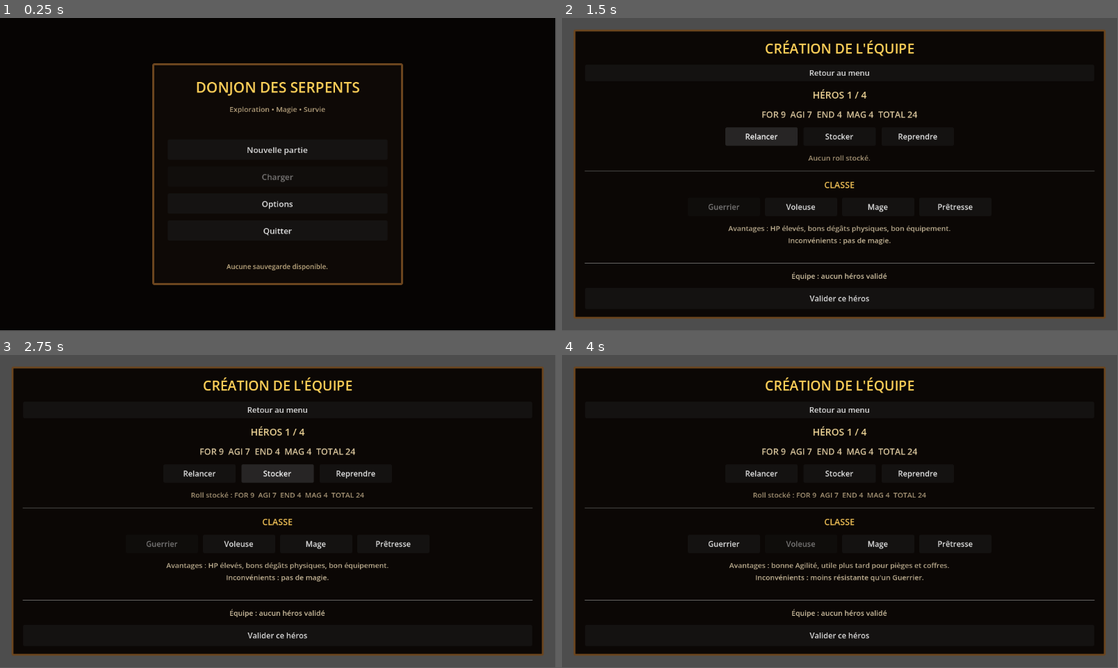
Above: before the commit, frames 1-4 (two rows, left to right).
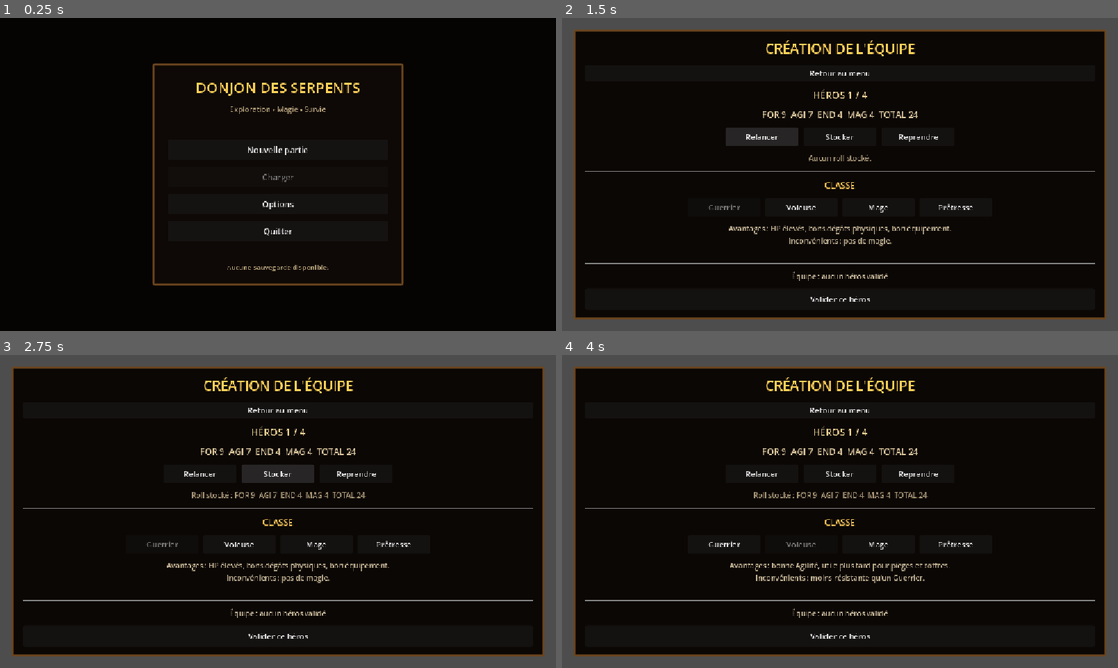
Above: after the commit, the same moments.

Repository: OurosDev/DungeonCrawFirstMiniGame
Game: Godot game, scene res://scenes/MainMenu.tscn
The game is run twice, just before and just after one commit, with the same random seed, the same clock (stepped at 60 frames per second) and the same inputs. Sound files missing from this copy of the repository are replaced by a short silence.
Inputs:
- Up to frame 1 (0.25 s): no input
- Up to frame 2 (1.5 s): click "Nouvelle partie" at 0.5 s; click "Relancer" at 1.25 s
- Up to frame 3 (2.75 s): click "Stocker" at 2 s
- Up to frame 4 (4 s): click "Reprendre" at 2.75 s; click "Voleuse" at 3.5 s
The window is 799x449 before the commit and 800x450 after it. Grey fills any space a smaller window leaves; there, only what the larger window draws over its background counts as a difference.

The runs differ from the first frame. In frame 1, 1.9% of the frame differs, in the area x 27-73%, y 14-86%; in frame 2, 4.4%; in frame 3, 4.6%; in frame 4, 4.7%, in the area x 2-98%, y 3-97%.

Commit message:
Add files via upload

Diff:
--- a/project.godot
+++ b/project.godot
@@ -12,7 +12,7 @@
 
 config/name="SaS"
 run/main_scene="uid://be38611o1mo3b"
-config/features=PackedStringArray("4.6", "Forward Plus")
+config/features=PackedStringArray("4.6", "GL Compatibility")
 config/icon="res://icon.svg"
 
 [autoload]
@@ -20,6 +20,15 @@
 GameSession="*uid://cnj1m2seun4t"
 SaveManager="*uid://wep4eeiykf26"
 AudioManager="*uid://bb7xniax30boo"
+
+[display]
+
+window/size/viewport_width=1152
+window/size/viewport_height=648
+window/stretch/mode="canvas_items"
+window/stretch/aspect="keep"
+window/stretch/scale=1.0
+window/stretch/scale_mode="fractional"
 
 [input]
 
Not shown, changed: CHANGELOG/README.md
Not shown, added: CHANGELOG/v0.8.1.md
Not shown, changed: playtests/PLAYTEST_01_v0.8.md
